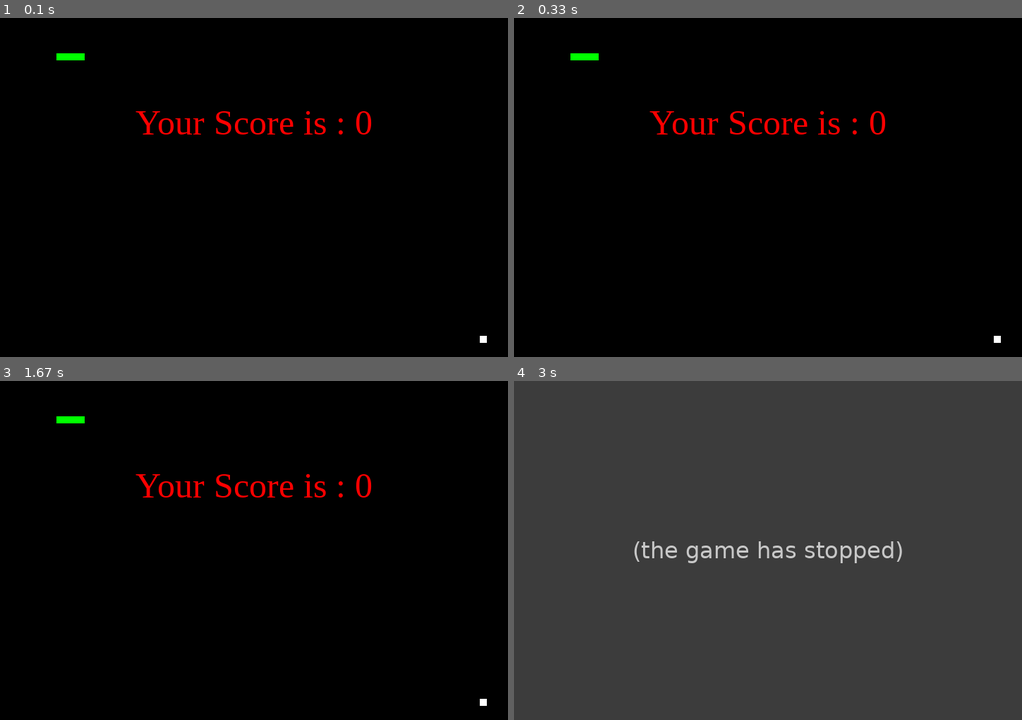
Above: before the commit, frames 1-4 (two rows, left to right).
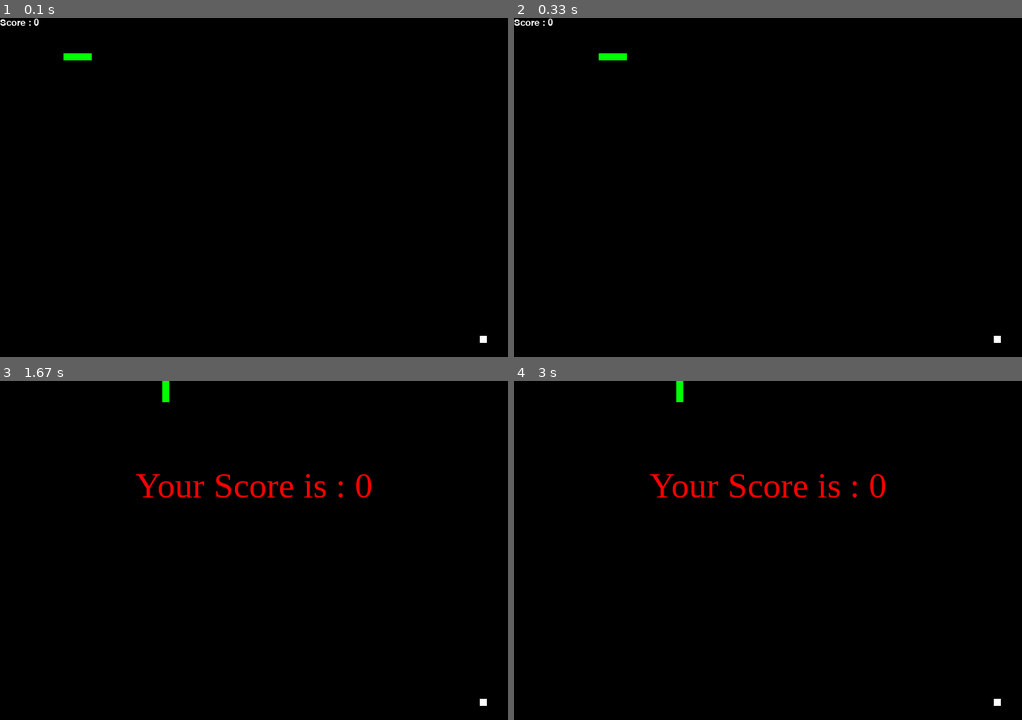
Above: after the commit, the same moments.

Repository: KacperSulek/pythongamebasics
Game: pygame game, started from import pygame.py
The game is run twice, just before and just after one commit, with the same random seed, the same clock (stepped at 60 frames per second) and the same inputs.
Inputs:
- Up to frame 1 (0.1 s): no input
- Up to frame 2 (0.33 s): no input
- Up to frame 3 (1.67 s): hold W 0.83-1.3 s
- Up to frame 4 (3 s): no input

The runs differ from the first frame. In frame 1, 1.0% of the frame differs, in the area x 0-74%, y 0-35%; in frame 2, 1.1%; in frame 3, 0.2%; in frame 4, 100%, in the area x 0-100%, y 0-100%.
Before the commit the program exited at 2 s; later frames show no game.

Commit message:
Snake Game finished

Diff:
--- a/import pygame.py
+++ b/import pygame.py
@@ -18,7 +18,6 @@
 screen = pygame.display.set_mode((screenX, screenY))
 
 fps = pygame.time.Clock()
-
 
 snakePos = [100, 50]
 
@@ -122,10 +121,10 @@
 
     pygame.draw.rect(screen, white, pygame.Rect(fruitPos[0], fruitPos[1], 10, 10))
 
-    if(snakePos[0] < 0 or snakePos[0] > score-10):
-        gameOver()
-    if(snakePos[1] < 0 or snakePos[1] > score-10):
-        gameOver()
+    if(snakePos[0] < 0 or snakePos[0] > screenX-10):
+       gameOver()
+    if(snakePos[1] < 0 or snakePos[1] > screenY-10):
+       gameOver()
 
     for block in snakeBody[1:]:
         if(snakePos[0] == block[0] and snakePos[1] == block[1]):
